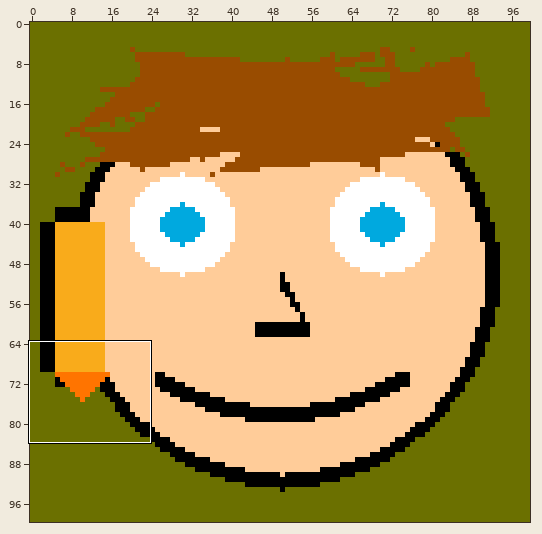
Edited in one commit: sprite sheet (getaloadofthis.png). The first picture is a wide view before the edit; the outline marks the close-up.
Close-up. Earlier state:
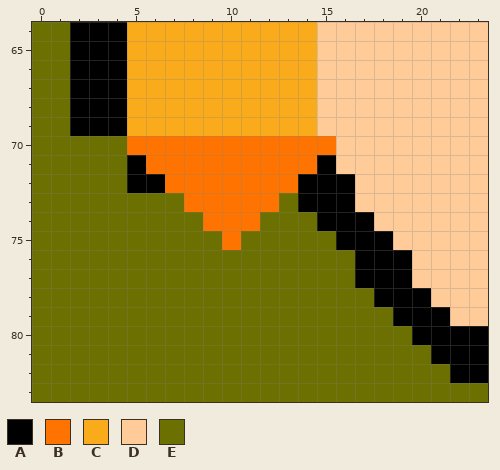
The file is 100x100 pixels. Shown: x 0..23, y 64..83. The commit also changed other parts of the picture, which this record leaves out.
Palette (. is transparent): A #000000  B #ff7400  C #f9ab1b  D #ffcc99  E #6b7000
Pixels before, first column x 0:
64 EEAAACCCCCCCCCCDDDDDDDDD
65 EEAAACCCCCCCCCCDDDDDDDDD
66 EEAAACCCCCCCCCCDDDDDDDDD
67 EEAAACCCCCCCCCCDDDDDDDDD
68 EEAAACCCCCCCCCCDDDDDDDDD
69 EEAAACCCCCCCCCCDDDDDDDDD
70 EEEEEBBBBBBBBBBBDDDDDDDD
71 EEEEEABBBBBBBBBADDDDDDDD
72 EEEEEAABBBBBBBAAADDDDDDD
73 EEEEEEEEBBBBBEAAADDDDDDD
74 EEEEEEEEEBBBEEEAAADDDDDD
75 EEEEEEEEEEBEEEEEAAADDDDD
76 EEEEEEEEEEEEEEEEEAAADDDD
77 EEEEEEEEEEEEEEEEEAAADDDD
78 EEEEEEEEEEEEEEEEEEAAADDD
79 EEEEEEEEEEEEEEEEEEEAAADD
80 EEEEEEEEEEEEEEEEEEEEAAAA
81 EEEEEEEEEEEEEEEEEEEEEAAA
82 EEEEEEEEEEEEEEEEEEEEEEAA
83 EEEEEEEEEEEEEEEEEEEEEEEE
And afterwards:
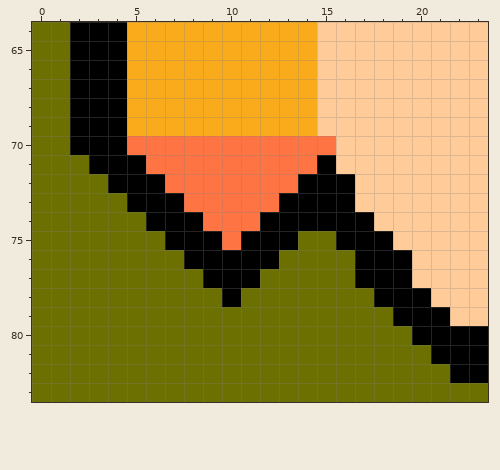
Edits made:
colour B: #ff7400 -> #ff7443
Changed rows in their new state; - is a pixel that keeps its letter.
first column x 2:
70 AAA----------
71 -AA----------
72 --A----------
73 ---AAA-----A-
74 ----AAA---AAA
75 -----AAA-AAA-
76 ------AAAAA--
77 -------AAA---
78 --------A----
Where, in picture pixels (left, top, right, bottom), the same in both close-ups:
changed: (70, 136, 336, 307)
